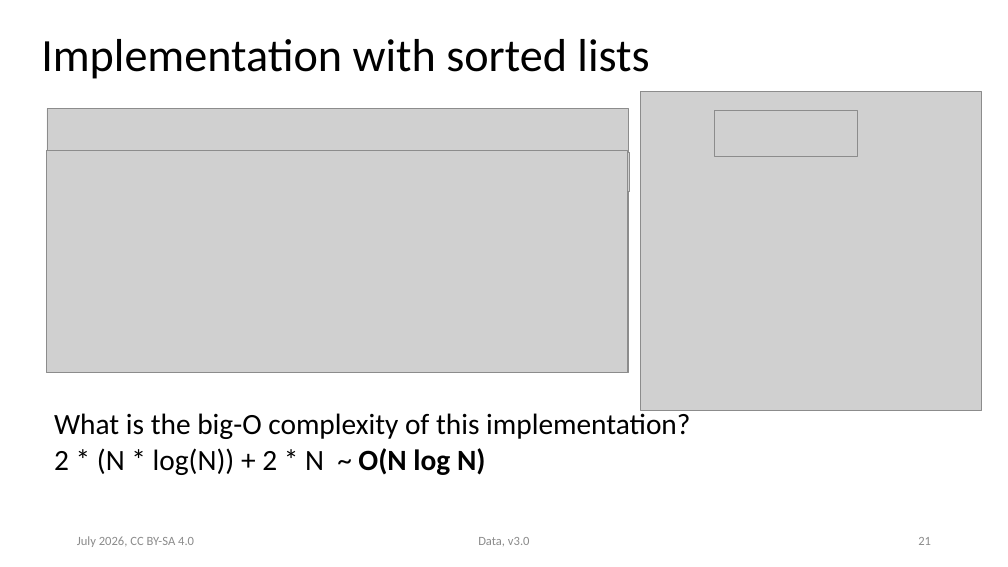
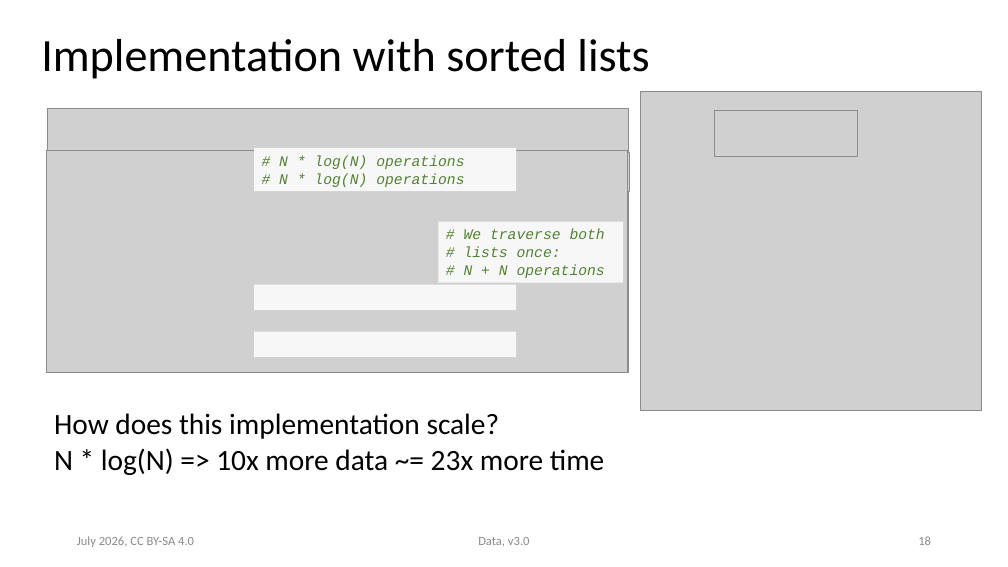
Before and after one commit to ASPP/data_class, a slide deck: slide 18 of data.pptx (slide 21 before the commit). Drawn at 1008x567 pixels with LibreOffice and Linux fonts; fonts in the diff are those of the drawing; grey boxes stand for pictures. Boxes give left, top, right and bottom in pixels: in the first picture for what was removed or moved away, otherwise in the second. Text is boxed around its words. In the diff, an @@ line names an element or a change of style, - is before the commit and + after.

Commit message:
Data and Numpy slides exported to pdf

```diff
--- a/data.pptx
+++ b/data.pptx
@@ rectangle added at [254, 148, 516, 191], fill #F7F7F7, 14 pt, text #548235, italic @@
+# N * log(N) operations
+# N * log(N) operations
@@ rectangle added at [439, 222, 623, 283], fill #F7F7F7, 14 pt, text #548235, italic @@
+# We traverse both
+# lists once:
+# N + N operations
@@ rectangle added at [254, 285, 516, 311], fill #F7F7F7 @@
@@ rectangle added at [254, 332, 516, 358], fill #F7F7F7 @@
@@ text at [54, 413, 604, 475]: text changed @@
-What is the big-O complexity of this implementation?
-2 * (N * log(N)) + 2 * N ~ O(N log N)
+How does this implementation scale?
+N * log(N) => 10x more data ~= 23x more time
@@ page number at [918, 536, 931, 545]: text changed @@
-21
+18
```
Also in this commit, not shown: 12 other slides changed, 1 slide added, 2 slides removed, 3 other files.
